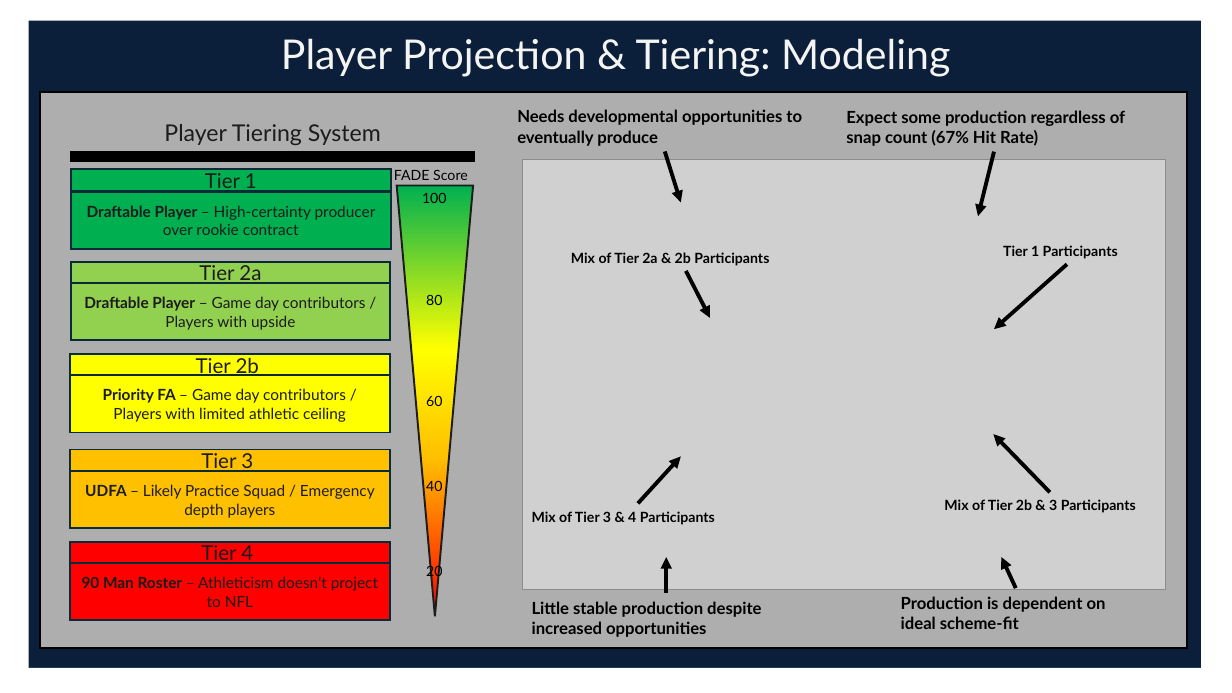
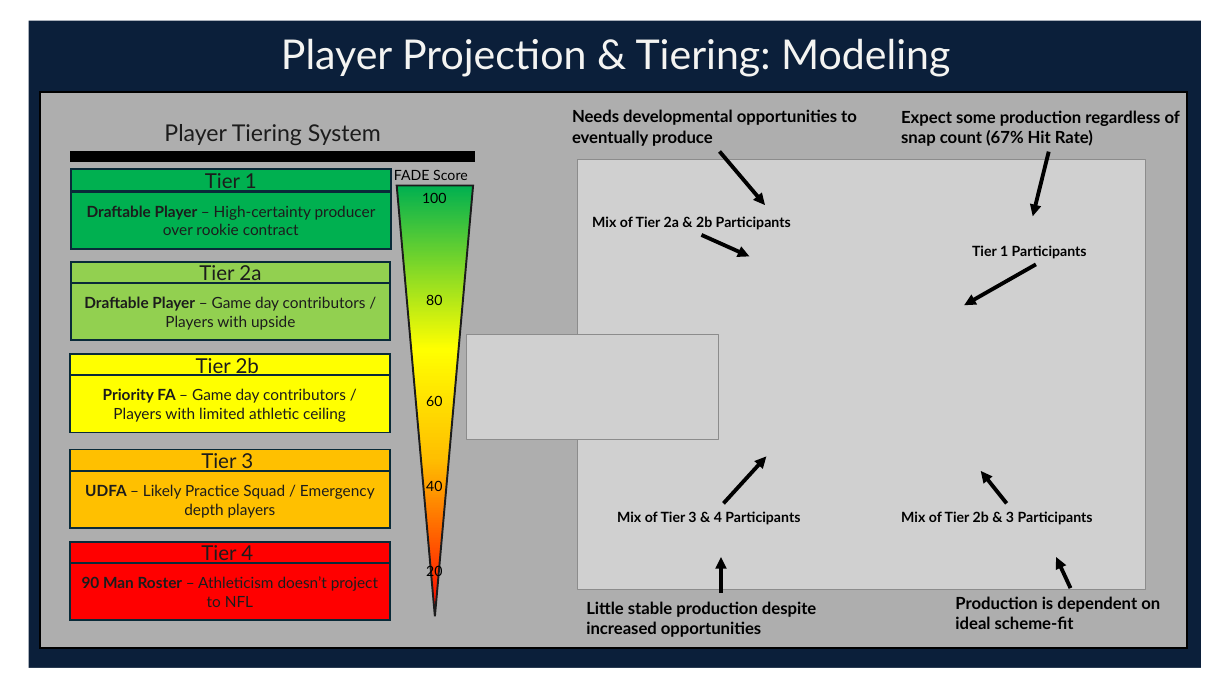
Before and after one commit to adi-p-14/Shrine-Bowl-Sumer-Competition, a slide deck: slide 8 of EWS Final Presentation.pptx. Drawn at 1232x693 pixels with LibreOffice and Linux fonts; fonts in the diff are those of the drawing; grey boxes stand for pictures. Boxes give left, top, right and bottom in pixels: in the first picture for what was removed or moved away, otherwise in the second. Text is boxed around its words. In the diff, an @@ line names an element or a change of style, - is before the commit and + after.

```diff
--- a/EWS Final Presentation.pptx
+++ b/EWS Final Presentation.pptx
@@ picture: place and size @@
-picture at [522,160,1165,591]
+picture at [578,160,1146,591]
@@ arrow moved from (665, 152) - (681, 202) to (720, 152) - (765, 205) @@
@@ text "Mix of Tier 2a & ...": place and size @@
-text "Mix of Tier 2a & ..." at [571,252,769,266]
+text "Mix of Tier 2a & ..." at [592,216,791,230]
@@ arrow moved from (686, 271) - (710, 318) to (701, 235) - (750, 256) @@
@@ text "Tier 1 Participants": place and size @@
-text "Tier 1 Participants" at [1003,245,1118,259]
+text "Tier 1 Participants" at [972,245,1087,259]
@@ arrow moved from (1067, 264) - (994, 329) to (1036, 264) - (965, 305) @@
@@ picture added at [467,335,719,440] @@
@@ arrow moved from (638, 504) - (681, 457) to (724, 504) - (766, 457) @@
@@ arrow moved from (1050, 493) - (994, 434) to (1006, 504) - (982, 471) @@
@@ text "Mix of Tier 3 & ...": place and size @@
-text "Mix of Tier 3 & ..." at [532,511,715,525]
+text "Mix of Tier 3 & ..." at [617,511,800,525]
@@ text "Mix of Tier 2b & ...": place and size @@
-text "Mix of Tier 2b & ..." at [944,499,1136,513]
+text "Mix of Tier 2b & ..." at [901,511,1093,525]
@@ 4 texts, 3 arrows: place and size @@
-4 texts, 3 arrows at [517,109,1125,637]
+4 texts, 3 arrows at [572,109,1180,637]
```
Also in this commit, not shown: 2 other slides changed, 3 other files.
